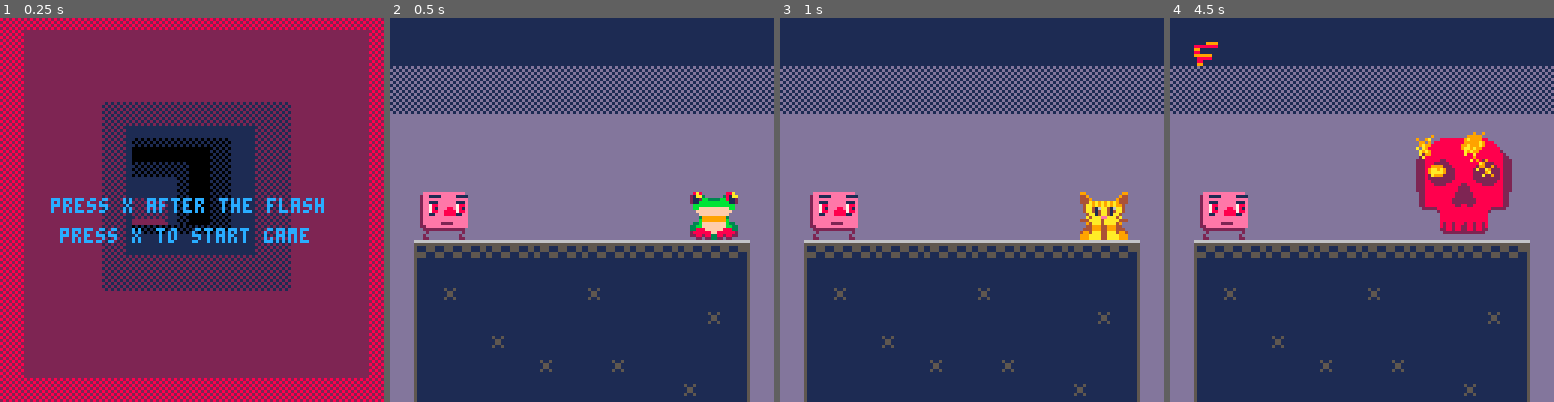
Above: before the commit, frames 1-4 (left to right).
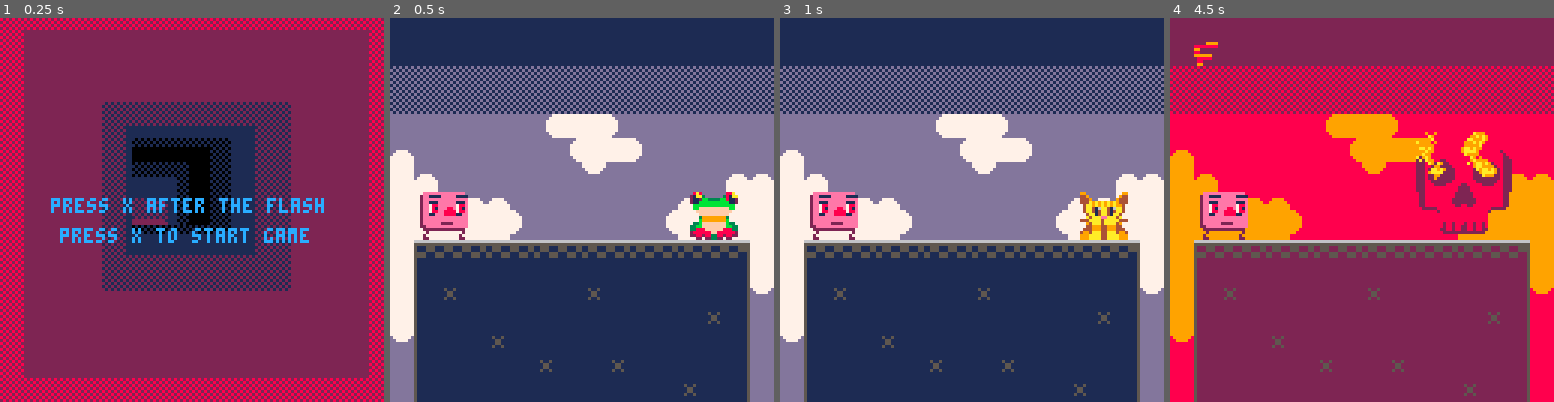
Above: after the commit, the same moments.

Repository: verdog/strongth8
Game: PICO-8 cartridge strongth8.p8
Two runs of this game, one before a commit and one after it. Both use one fixed random seed, a clock stepped at 60 frames per second and the inputs below.
Inputs:
- Up to frame 1 (0.25 s): no input
- Up to frame 2 (0.5 s): tap X (X key) at 0.33 s
- Up to frame 3 (1 s): tap O (Z key) at 0.7 s
- Up to frame 4 (4.5 s): tap X (X key) at 1.07, 1.85, 2.97, 4.08 s; tap O (Z key) every 0.4 s from 1.7 to 4.1 s

Frame 1 is identical in both runs. In frame 2, 11% of the frame differs, in the area x 0-100%, y 25-85%; in frame 3, 11%; in frame 4, 90%, in the area x 0-100%, y 0-100%.

Commit message:
new art and pallete swap

Diff:
--- a/strongth8.p8
+++ b/strongth8.p8
@@ -139,13 +139,13 @@
 		spawnparticle({
 			x=84+rnd(2)+4*sin(timer/24),
 			y=48, xvel=0, yvel=-1,
-			life=16+rnd(10), sprite=49+rnd(4)
+			life=16+rnd(10), sprite=48+rnd(4)
 		})
 		-- right eye
 		spawnparticle({
 			x=100+rnd(2)+4*sin(timer/24),
 			y=48, xvel=0, yvel=-1,
-			life=16+rnd(10), sprite=49+rnd(4)
+			life=16+rnd(10), sprite=48+rnd(4)
 		})
  end
 
@@ -205,7 +205,18 @@
 function gamedraw()
  -- clear screen and draw player
  cls(1)
+
+ -- final stage pallete
+ if scene == 4 then
+ 	pal(7, 9)
+ 	pal(1, 2)
+ 	pal(13,8)
+ else
+ 	pal()
+ end
+
  map(0,0)
+ pal()
  spr(16,10,58,2,2)
 
  -- draw reaction counter
@@ -268,14 +279,14 @@
  end
 end
 __gfx__
-000000000000999900999990999000999990000000000990000000000000000000000000888888888888888800000000dddddddd111111111d1d1d1d00000000
-000000008888888808800888088000880880000000008888000000000000000000000088888888888888888888000000dddddddd11111111d1d1d1d100000000
-007007009900000099000099099000990990000000009999000000000000000000000888888888888888888888800000dddddddd111111111d1d1d1d00000000
-000770008800000088000088088000880880000000088800000000000000000000008888888888888888888888880000dddddddd11111111d1d1d1d100000000
-000770009999990099000099099000990990000000990000000000000000000000028888888888888888888888882000dddddddd111111111d1d1d1d00000000
-007007000888880088000088088000880880008800800000000000000000000000288888888888888888888888888200dddddddd11111111d1d1d1d100000000
-000000000880000099900990009909990999999990000000000000000000000002288888888888888888888888888220dddddddd111111111d1d1d1d00000000
-000000000990000008888800000888800888888088000000000000000000000022288888228888888888882288888222dddddddd11111111d1d1d1d100000000
+000000000000999900999990999000999990000000000990000000000000000000000000888888888888888800000000dddddddd111111111d1d1d1d77777777
+000000008888888808800888088000880880000000008888000000000000000000000088888888888888888888000000dddddddd11111111d1d1d1d177777777
+007007009900000099000099099000990990000000009999000000000000000000000888888888888888888888800000dddddddd111111111d1d1d1d77777777
+000770008800000088000088088000880880000000088800000000000000000000008888888888888888888888880000dddddddd11111111d1d1d1d177777777
+000770009999990099000099099000990990000000990000000000000000000000028888888888888888888888882000dddddddd111111111d1d1d1d77777777
+007007000888880088000088088000880880008800800000000000000000000000288888888888888888888888888200dddddddd11111111d1d1d1d177777777
+000000000880000099900990009909990999999990000000000000000000000002288888888888888888888888888220dddddddd111111111d1d1d1d77777777
+000000000990000008888800000888800888888088000000000000000000000022288888228888888888882288888222dddddddd11111111d1d1d1d177777777
 0eeeeeeeeeeeeee008a80000000088a09900000000000099000001111110000022288822222888888888822222888222dddddddddddddddddddddddddddddddd
 2ee1111eeeee111121aa3000000381aa44900000000009440001cccccccc100022288222222288888888222222288222dddddddddddddddddddddddddddddddd
 2eeeeeeeeeeeeeee2112bb3333bb8112444900000000944401cccccccccccc102228222222222888888222222222822266666666666666666666666666666666
@@ -292,29 +303,29 @@
 00200000000000202888888ff88888824994aaa44aaa4994cccccccccccccccc0228888888882222222288888888822051111111115115111111111111111115
 02000000000002002288288338828822999aaaa44aaaa9991110ccc001110ccc0228888888888228822888888888822051111111111111111111111111111115
 02200000000002200022022332202200999aaaa44aaaa99911000c00001000cc0022222888888888888888888222220051111111111111111111111111111115
-00000000000000000000000000000000000000000000000000000000000000000000000288888888888888882000000000000000000000000000000000000000
-0000a000000000000000000000000000000000000000000000000000000000000000000088888888888888880000000000000000000000000000000000000000
-00099000009999000090090000000000000000000000000000000000000000000000000088888888888888880000000000000000000000000000000000000000
-00aa9a9009aa9a90000a900000009000000000000000000000000000000000000000000088888888888888880000000000000000000000000000000000000000
-09aaaa0009aaaa900009a000000a0000000000000000000000000000000000000000000082882888288288280000000000000000000000000000000000000000
-0009900000a9990000a0090000000000000000000000000000000000000000000000000082882882288288280000000000000000000000000000000000000000
-00090000000000000000000000000000000000000000000000000000000000000000000022882882288288220000000000000000000000000000000000000000
-00000000000000000000000000000000000000000000000000000000000000000000000002222222222222200000000000000000000000000000000000000000
+000000000000000000000000000000007777777777777777777777777777777700000002888888888888888820000000dddddddd7777777777dddddddddddd77
+0000a0000000000000000000000000007777777777777777777777777777777700000000888888888888888800000000dddddddd77777777777dddddddddd777
+000990000099990000900900000000006666666666666666666666666666666600000000888888888888888800000000ddddddddd777777d7777dddddddd7777
+00aa9a9009aa9a90000a9000000090005555555555555555555555555555555500000000888888888888888800000000dddddddddd7777dd7777dddddddd7777
+09aaaa0009aaaa900009a000000a00005111555111555111555111555111555500000000828828882882882800000000dd7777dddddddddd7777dddddddd7777
+0009900000a9990000a00900000000005111555111555111555111555111555500000000828828822882882800000000d777777ddddddddd7777dddddddd7777
+00090000000000000000000000000000555511155511155511155511155511150000000022882882288288220000000077777777dddddddd777dddddddddd777
+00000000000000000000000000000000555511155511155511155511155511150000000002222222222222200000000077777777dddddddd77dddddddddddd77
 __map__
 0d0d0d0d0d0d0d0d0d0d0d0d0d0d0d0d00000000000000000000000000000000000000000000000000000000000000000000000000000000000000000000000000000000000000000000000000000000000000000000000000000000000000000000000000000000000000000000000000000000000000000000000000000000
 0d0d0d0d0d0d0d0d0d0d0d0d0d0d0d0d00000000000000000000000000000000000000000000000000000000000000000000000000000000000000000000000000000000000000000000000000000000000000000000000000000000000000000000000000000000000000000000000000000000000000000000000000000000
 0e0e0e0e0e0e0e0e0e0e0e0e0e0e0e0e00000000000000000000000000000000000000000000000000000000000000000000000000000000000000000000000000000000000000000000000000000000000000000000000000000000000000000000000000000000000000000000000000000000000000000000000000000000
 0e0e0e0e0e0e0e0e0e0e0e0e0e0e0e0e00000000000000000000000000000000000000000000000000000000000000000000000000000000000000000000000000000000000000000000000000000000000000000000000000000000000000000000000000000000000000000000000000000000000000000000000000000000
-0c0c0c0c0c0c0c0c0c0c0c0c0c0c0c0c00000000000000000000000000000000000000000000000000000000000000000000000000000000000000000000000000000000000000000000000000000000000000000000000000000000000000000000000000000000000000000000000000000000000000000000000000000000
-0c0c0c0c0c0c0c0c0c0c0c0c0c0c0c0c00000000000000000000000000000000000000000000000000000000000000000000000000000000000000000000000000000000000000000000000000000000000000000000000000000000000000000000000000000000000000000000000000000000000000000000000000000000
-0c0c0c0c0c0c0c0c0c0c0c0c0c0c0c0c00000000000000000000000000000000000000000000000000000000000000000000000000000000000000000000000000000000000000000000000000000000000000000000000000000000000000000000000000000000000000000000000000000000000000000000000000000000
-0c0c0c0c0c0c0c0c0c0c0c0c0c0c0c0c00000000000000000000000000000000000000000000000000000000000000000000000000000000000000000000000000000000000000000000000000000000000000000000000000000000000000000000000000000000000000000000000000000000000000000000000000000000
-0c0c0c0c0c0c0c0c0c0c0c0c0c0c0c0c00000000000000000000000000000000000000000000000000000000000000000000000000000000000000000000000000000000000000000000000000000000000000000000000000000000000000000000000000000000000000000000000000000000000000000000000000000000
-0c1c1d1e1d1e1d1e1d1e1d1e1d1e1f0c00000000000000000000000000000000000000000000000000000000000000000000000000000000000000000000000000000000000000000000000000000000000000000000000000000000000000000000000000000000000000000000000000000000000000000000000000000000
-0c2c2e2e2e2e2e2e2e2e2e2e2e2e2f0c00000000000000000000000000000000000000000000000000000000000000000000000000000000000000000000000000000000000000000000000000000000000000000000000000000000000000000000000000000000000000000000000000000000000000000000000000000000
-0c2c2d2e2e2e2e2e2d2e2e2e2e2e2f0c00000000000000000000000000000000000000000000000000000000000000000000000000000000000000000000000000000000000000000000000000000000000000000000000000000000000000000000000000000000000000000000000000000000000000000000000000000000
-0c2c2e2e2e2e2e2e2e2e2e2e2e2d2f0c00000000000000000000000000000000000000000000000000000000000000000000000000000000000000000000000000000000000000000000000000000000000000000000000000000000000000000000000000000000000000000000000000000000000000000000000000000000
-0c2c2e2e2d2e2e2e2e2e2e2e2e2e2f0c00000000000000000000000000000000000000000000000000000000000000000000000000000000000000000000000000000000000000000000000000000000000000000000000000000000000000000000000000000000000000000000000000000000000000000000000000000000
+0c0c0c0c0c0c3f0f0f3e0c0c0c0c0c0c00000000000000000000000000000000000000000000000000000000000000000000000000000000000000000000000000000000000000000000000000000000000000000000000000000000000000000000000000000000000000000000000000000000000000000000000000000000
+3c0c0c0c0c0c0c3f0f0f3e0c0c0c0c0c00000000000000000000000000000000000000000000000000000000000000000000000000000000000000000000000000000000000000000000000000000000000000000000000000000000000000000000000000000000000000000000000000000000000000000000000000000000
+0f3c0c0c0c0c0c0c3d0c0c0c0c0c3c3c00000000000000000000000000000000000000000000000000000000000000000000000000000000000000000000000000000000000000000000000000000000000000000000000000000000000000000000000000000000000000000000000000000000000000000000000000000000
+0f0f3c3c3c0c0c0c0c0c0c0c3c3c0f0f00000000000000000000000000000000000000000000000000000000000000000000000000000000000000000000000000000000000000000000000000000000000000000000000000000000000000000000000000000000000000000000000000000000000000000000000000000000
+0f0f0f0f0f3e0c0c0c0c0c3f0f0f0f0f00000000000000000000000000000000000000000000000000000000000000000000000000000000000000000000000000000000000000000000000000000000000000000000000000000000000000000000000000000000000000000000000000000000000000000000000000000000
+0f343536351e1d1e1d1e1d1e3536370f00000000000000000000000000000000000000000000000000000000000000000000000000000000000000000000000000000000000000000000000000000000000000000000000000000000000000000000000000000000000000000000000000000000000000000000000000000000
+0f2c2e2e2e2e2e2e2e2e2e2e2e2e2f0f00000000000000000000000000000000000000000000000000000000000000000000000000000000000000000000000000000000000000000000000000000000000000000000000000000000000000000000000000000000000000000000000000000000000000000000000000000000
+0f2c2d2e2e2e2e2e2d2e2e2e2e2e2f3d00000000000000000000000000000000000000000000000000000000000000000000000000000000000000000000000000000000000000000000000000000000000000000000000000000000000000000000000000000000000000000000000000000000000000000000000000000000
+0f2c2e2e2e2e2e2e2e2e2e2e2e2d2f0c00000000000000000000000000000000000000000000000000000000000000000000000000000000000000000000000000000000000000000000000000000000000000000000000000000000000000000000000000000000000000000000000000000000000000000000000000000000
+3d2c2e2e2d2e2e2e2e2e2e2e2e2e2f0c00000000000000000000000000000000000000000000000000000000000000000000000000000000000000000000000000000000000000000000000000000000000000000000000000000000000000000000000000000000000000000000000000000000000000000000000000000000
 0c2c2e2e2e2e2d2e2e2d2e2e2e2e2f0c00000000000000000000000000000000000000000000000000000000000000000000000000000000000000000000000000000000000000000000000000000000000000000000000000000000000000000000000000000000000000000000000000000000000000000000000000000000
 0c2c2e2e2e2e2e2e2e2e2e2e2d2e2f0c00000000000000000000000000000000000000000000000000000000000000000000000000000000000000000000000000000000000000000000000000000000000000000000000000000000000000000000000000000000000000000000000000000000000000000000000000000000
 
Not shown, changed: strongth8.png
